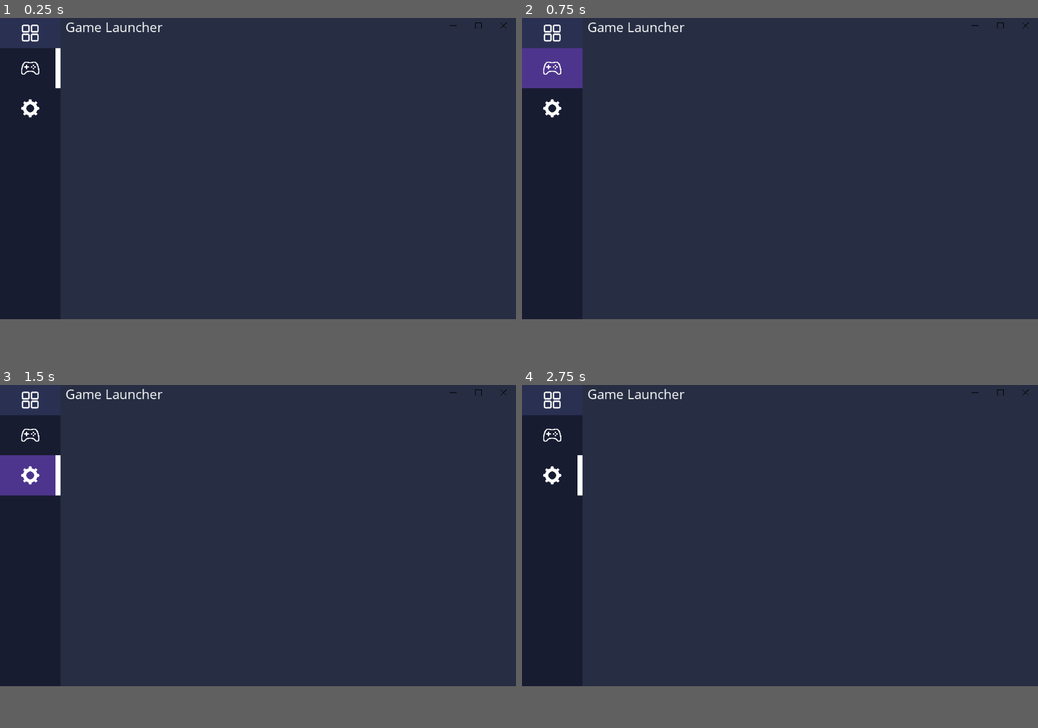
Above: before the commit, frames 1-4 (two rows, left to right).
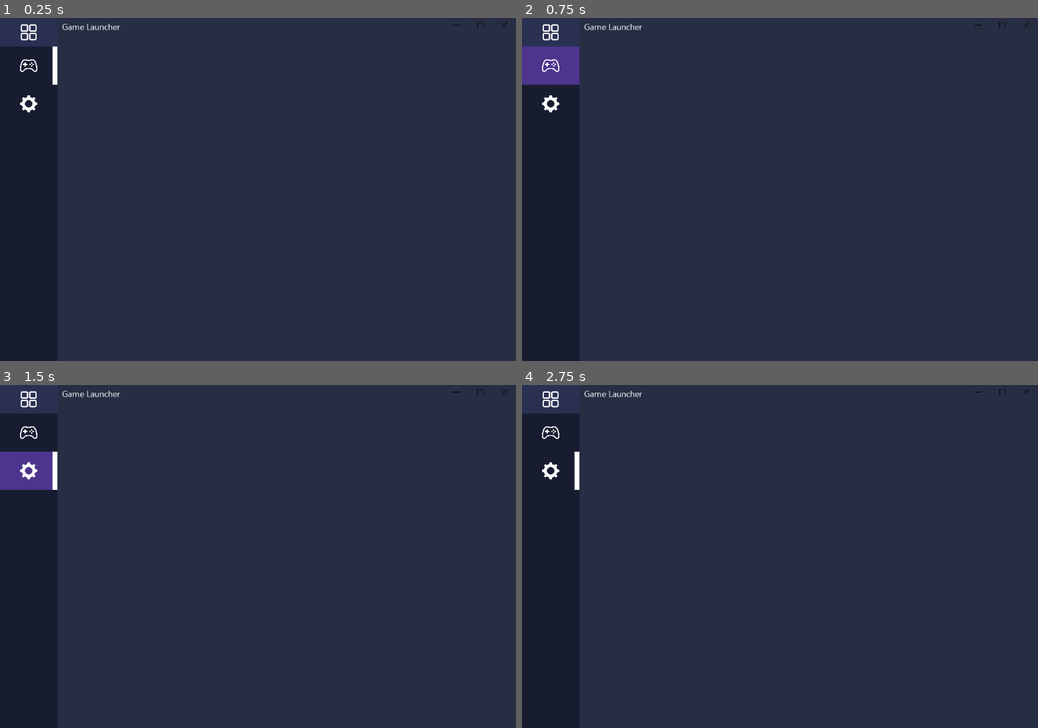
Above: after the commit, the same moments.

Repository: Elfiawesome/GameLauncher
Game: Godot game, scene res://Scenes/Main.tscn
Two runs of this game, one before a commit and one after it. Both use one fixed random seed, a clock stepped at 60 frames per second and the inputs below.
Inputs (mouse positions are in pixels of both pictures, inside the frame that each line leads up to):
- Up to frame 1 (0.25 s): no input
- Up to frame 2 (0.75 s): tap Enter at 0.5 s; drag from (552, 69) to (831, 103) at 0.52 s
- Up to frame 3 (1.5 s): drag from (30, 474) to (232, 594) at 1.27 s
- Up to frame 4 (2.75 s): move the mouse to (810, 391) at 2.02 s; click (810, 391) at 2.17 s
The window is 800x468 before the commit and 800x533 after it. Grey fills any space a smaller window leaves; there, only what the larger window draws over its background counts as a difference.

The runs differ from the first frame. In frame 1, 0.8% of the frame differs, in the area x 0-99%, y 1-30%; in frame 2, 0.9%; in frame 3, 1.1%, in the area x 0-99%, y 1-33%; in frame 4, 0.8%.

Commit message:
Added Updater Data

Diff:
--- /dev/null
+++ b/GameFileLinks/LauncherData.json
@@ -0,0 +1 @@
+{"Link":"","Version":0}
--- a/Scenes/GameButton.tscn
+++ b/Scenes/GameButton.tscn
@@ -1,7 +1,6 @@
-[gd_scene load_steps=5 format=2]
+[gd_scene load_steps=4 format=2]
 
 [ext_resource path="res://Scripts/GameButton.gd" type="Script" id=1]
-[ext_resource path="res://GameFileLinks/Thumbnails/EliteCardWars.JPG" type="Texture" id=2]
 
 [sub_resource type="Animation" id=1]
 resource_name = "MouseHoverOverButton"
@@ -46,7 +45,6 @@
 [node name="TextureRect" type="TextureRect" parent="."]
 anchor_right = 1.0
 anchor_bottom = 1.0
-texture = ExtResource( 2 )
 expand = true
 stretch_mode = 7
 
--- a/Scenes/Main.tscn
+++ b/Scenes/Main.tscn
@@ -8,11 +8,12 @@
 [ext_resource path="res://Scenes/sys_button.tscn" type="PackedScene" id=6]
 [ext_resource path="res://Visuals/Icons/ExpandDrawer.png" type="Texture" id=7]
 [ext_resource path="res://Scripts/ToggleExpand.gd" type="Script" id=8]
-[ext_resource path="res://Visuals/themes/OpenSans-Regular.tres" type="DynamicFont" id=9]
+[ext_resource path="res://Visuals/themes/DynamicFont_Ebrima.tres" type="DynamicFont" id=9]
 [ext_resource path="res://Visuals/Icons/controller.png" type="Texture" id=10]
 [ext_resource path="res://Scenes/NavItem.tscn" type="PackedScene" id=11]
 [ext_resource path="res://Visuals/Icons/SettingsGear.svg" type="Texture" id=12]
 [ext_resource path="res://Scripts/Page_Games.gd" type="Script" id=13]
+[ext_resource path="res://Scripts/MainUpdater.gd" type="Script" id=14]
 
 [sub_resource type="Animation" id=2]
 length = 0.001
@@ -48,19 +49,20 @@
 [node name="Main" type="Control"]
 anchor_right = 1.0
 anchor_bottom = 1.0
+script = ExtResource( 14 )
 
 [node name="MarginContainer" type="MarginContainer" parent="."]
 anchor_right = 1.0
 anchor_bottom = 1.0
 
 [node name="bg" type="ColorRect" parent="MarginContainer"]
-margin_right = 1024.0
-margin_bottom = 600.0
+margin_right = 1080.0
+margin_bottom = 720.0
 color = Color( 0.156863, 0.184314, 0.266667, 1 )
 
 [node name="HBoxContainer" type="HBoxContainer" parent="MarginContainer"]
-margin_right = 1024.0
-margin_bottom = 600.0
+margin_right = 1080.0
+margin_bottom = 720.0
 size_flags_vertical = 3
 custom_constants/separation = 0
 
@@ -95,7 +97,7 @@
 [node name="NavItems" type="VBoxContainer" parent="MarginContainer/HBoxContainer/SideBar/VBoxContainer"]
 margin_top = 60.0
 margin_right = 120.0
-margin_bottom = 600.0
+margin_bottom = 720.0
 size_flags_vertical = 3
 custom_constants/separation = 0
 
@@ -118,13 +120,13 @@
 
 [node name="MainBox" type="VBoxContainer" parent="MarginContainer/HBoxContainer"]
 margin_left = 120.0
-margin_right = 1024.0
-margin_bottom = 600.0
+margin_right = 1080.0
+margin_bottom = 720.0
 size_flags_horizontal = 3
 custom_constants/separation = 0
 
 [node name="TileBar" type="Control" parent="MarginContainer/HBoxContainer/MainBox"]
-margin_right = 904.0
+margin_right = 960.0
 margin_bottom = 30.0
 rect_min_size = Vector2( 0, 30 )
 size_flags_vertical = 3
@@ -138,20 +140,20 @@
 alignment = 2
 
 [node name="MinButton" parent="MarginContainer/HBoxContainer/MainBox/TileBar/HBoxContainer" instance=ExtResource( 6 )]
-margin_left = 754.0
-margin_right = 804.0
+margin_left = 810.0
+margin_right = 860.0
 Type = 0
 Icon = ExtResource( 4 )
 
 [node name="MaxButton3" parent="MarginContainer/HBoxContainer/MainBox/TileBar/HBoxContainer" instance=ExtResource( 6 )]
-margin_left = 804.0
-margin_right = 854.0
+margin_left = 860.0
+margin_right = 910.0
 Type = 1
 Icon = ExtResource( 5 )
 
 [node name="CloseButton4" parent="MarginContainer/HBoxContainer/MainBox/TileBar/HBoxContainer" instance=ExtResource( 6 )]
-margin_left = 854.0
-margin_right = 904.0
+margin_left = 910.0
+margin_right = 960.0
 
 [node name="Label" type="Label" parent="MarginContainer/HBoxContainer/MainBox/TileBar"]
 anchor_right = 1.0
@@ -164,8 +166,8 @@
 
 [node name="Body" type="Control" parent="MarginContainer/HBoxContainer/MainBox"]
 margin_top = 30.0
-margin_right = 904.0
-margin_bottom = 600.0
+margin_right = 960.0
+margin_bottom = 720.0
 size_flags_vertical = 3
 
 [node name="Page_Games" type="Control" parent="MarginContainer/HBoxContainer/MainBox/Body"]
--- a/Scenes/NavItem.tscn
+++ b/Scenes/NavItem.tscn
@@ -2,7 +2,7 @@
 
 [ext_resource path="res://Scripts/NavItem.gd" type="Script" id=1]
 [ext_resource path="res://Visuals/Icons/controller.png" type="Texture" id=2]
-[ext_resource path="res://Visuals/themes/OpenSans-Regular.tres" type="DynamicFont" id=3]
+[ext_resource path="res://Visuals/themes/DynamicFont_Ebrima.tres" type="DynamicFont" id=3]
 
 [node name="NavItem" type="ColorRect"]
 margin_right = 120.0
--- a/Scripts/GameButton.gd
+++ b/Scripts/GameButton.gd
@@ -66,7 +66,7 @@
 	HttpRequest_Thumbnail.set_download_file(DownloadDir)
 	var error=HttpRequest_Thumbnail.request(link)
 	if error!=OK:
-		print("Error Request Thumbnail: "+error)
+		print("Error Request Thumbnail: "+str(error))
 func _receive_Thumbnail(result, _response_code, _headers, _body, FileLocation):
 	remove_child(HttpRequest_Thumbnail)
 	if result==0:
@@ -115,7 +115,9 @@
 	HttpRequest_Game.set_download_file(DownloadDir)
 	var error=HttpRequest_Game.request(link)
 	if error!=OK:
-		print("Error Request Game Files: "+error)
+		print("Error Request Game Files: "+str(error))
+		IsDownloadingGame=false
+		return
 	IsDownloadingGame=true
 func _receive_Game(result, _response_code, _headers, _body, FileLocation, Version):
 	remove_child(HttpRequest_Game)
--- /dev/null
+++ b/Scripts/MainUpdater.gd
@@ -0,0 +1,59 @@
+extends Control
+export(int) var VersionNumber = 0
+var HttpRequest: HTTPRequest
+
+func _ready():
+	_initialize_file_links()
+	if file_exists("user://Version"):
+		var file = File.new()
+		file.open("user://Version", File.WRITE)
+		file.store_string(VersionNumber)
+		file.close()
+	_get_launcherDetails()
+func _get_launcherDetails():
+	HttpRequest=HTTPRequest.new()
+	HttpRequest.connect("request_completed",self,"_receive_launcherDetails")
+	HttpRequest.request("")
+func _receive_launcherDetails(result, _response_code, _headers, body):
+	if result==0:
+		pass
+
+#Functions
+func file_exists(path: String):
+	var dir=Directory.new()
+	return dir.file_exists(path)
+func _initialize_file_links():#For uploading purposes only
+	var HostData = {
+		"EliteCardWars":{
+			"Version":"1.0.41",
+			"FileLink":"https://github.com/Elfiawesome/EliteCardWars/releases/download/TestingBuilds/EliteCardWarsTestingBuild_v1.0.4.1.zip",#"https://github.com/Elfiawesome/EliteCardWars/releases/download/TestingBuilds/EliteCardWarsTestingBuild_v1.0.4.4.zip",
+			"FileName":"EliteCardWars.exe",
+			"ThumbnailLink":"https://raw.githubusercontent.com/Elfiawesome/GameLauncher/main/GameFileLinks/Thumbnails/EliteCardWars.JPG"
+		},
+		"EliteCardWarsBeta":{
+			"Version":"0.0.1",
+			"FileLink":"https://github.com/Elfiawesome/EliteCardWars/releases/download/TestingBuilds/EliteCardWarsTestingBuild_v1.0.4.4.zip",
+			"FileName":"EliteCardWars.exe"
+		},
+		"InvalidGame":{
+		},
+		"GameTestHere":{
+
+		},
+		"OtherThing":{
+			"Version":"0.0.1",
+			"FileLink":""
+		}
+	}
+	var UpdaterData={
+		"Link":"",
+		"Version":0
+	}
+	var file=File.new()
+	file.open("res://GameFileLinks/HostData.json",File.WRITE)
+	file.store_string(to_json(HostData))
+	file.close()
+	file=File.new()
+	file.open("res://GameFileLinks/LauncherData.json",File.WRITE)
+	file.store_string(to_json(UpdaterData))
+	file.close()
--- a/Scripts/Page_Games.gd
+++ b/Scripts/Page_Games.gd
@@ -2,12 +2,11 @@
 var HostData: Dictionary
 var IsHostDataReady=false
 var HostDataLink: String = "https://raw.githubusercontent.com/Elfiawesome/GameLauncher/main/GameFileLinks/HostData.json"
-var GameList=[]
+var GameListOrder=[]
 var HttpRequest: HTTPRequest
 
 func _ready():
 	_get_HostData()
-	_initialize_file_links()
 
 func _get_HostData():
 	HttpRequest=HTTPRequest.new()
@@ -26,52 +25,26 @@
 		_on_HostData_ready()
 func _on_HostData_ready():
 	var GameButton=preload("res://Scenes/GameButton.tscn")
-	var curx=0
-	var cury=0
-	for i in 4:
-		var curGame="EliteCardWars"
-		if i!=3:
-			curGame+=str(i)
-
+	var curpos=Vector2(0,0)
+	var pagebox=self.rect_size
+	var offset=30
+	for m in HostData:
+		var curGame=m
 		var Game=GameButton.instance()
 		if HostData.has(curGame):
 			Game.GameName=curGame
 			Game.HostData=HostData[curGame]
-		Game.rect_position=Vector2(curx,cury)
+		Game.rect_position=curpos+Vector2(offset,offset)
 		add_child(Game)
-		curx+=200
+
+		var boxsize=Game.rect_size
+		curpos.x+=(boxsize.x+offset)
+		if (curpos.x+boxsize.x) > (pagebox.x-offset):
+			curpos.x=0
+			curpos.y+=(boxsize.y+offset)
 
 func _on_Page_Games_visibility_changed():
 	if visible:
 		pass
 	else:
 		pass
-
-
-func _initialize_file_links():#For uploading purposes only
-	var HostData = {
-		"EliteCardWars":{
-			"Version":"1.0.41",
-			"FileLink":"https://github.com/Elfiawesome/EliteCardWars/releases/download/TestingBuilds/EliteCardWarsTestingBuild_v1.0.4.1.zip",#"https://github.com/Elfiawesome/EliteCardWars/releases/download/TestingBuilds/EliteCardWarsTestingBuild_v1.0.4.4.zip",
-			"FileName":"EliteCardWars.exe",
-			"ThumbnailLink":"https://raw.githubusercontent.com/Elfiawesome/GameLauncher/main/GameFileLinks/Thumbnails/EliteCardWars.JPG"
-		},
-		"EliteCardWarsBeta":{
-			"Version":"0.0.1",
-			"FileLink":"https://github.com/Elfiawesome/EliteCardWars/releases/download/TestingBuilds/EliteCardWarsTestingBuild_v1.0.4.4.zip",
-			"FileName":"EliteCardWars.exe"
-		},
-		"InvalidGame":{
-		},
-		"GameTestHere":{
-
-		},
-		"OtherThing":{
-			"Version":"0.0.1",
-			"FileLink":""
-		}
-	}
-	var file=File.new()
-	file.open("res://GameFileLinks/HostData.json",File.WRITE)
-	file.store_string(to_json(HostData))
-	file.close()
--- /dev/null
+++ b/Visuals/themes/DynamicFont_Ebrima.tres
@@ -0,0 +1,8 @@
+[gd_resource type="DynamicFont" load_steps=2 format=2]
+
+[ext_resource path="res://Visuals/themes/ebrima.ttf" type="DynamicFontData" id=1]
+
+[resource]
+size = 18
+use_filter = true
+font_data = ExtResource( 1 )
--- a/Visuals/themes/OpenSans-Regular.tres
+++ /dev/null
@@ -1,7 +0,0 @@
-[gd_resource type="DynamicFont" load_steps=2 format=2]
-
-[ext_resource path="res://Visuals/themes/OpenSans-Regular.ttf" type="DynamicFontData" id=1]
-
-[resource]
-size = 26
-font_data = ExtResource( 1 )
--- a/project.godot
+++ b/project.godot
@@ -17,7 +17,13 @@
 
 [display]
 
+window/size/width=1080
+window/size/height=720
 window/size/borderless=true
+
+[global]
+
+resolu=false
 
 [gui]
 
Not shown: 1 places in Scenes/Main.tscn that only renumber resources
